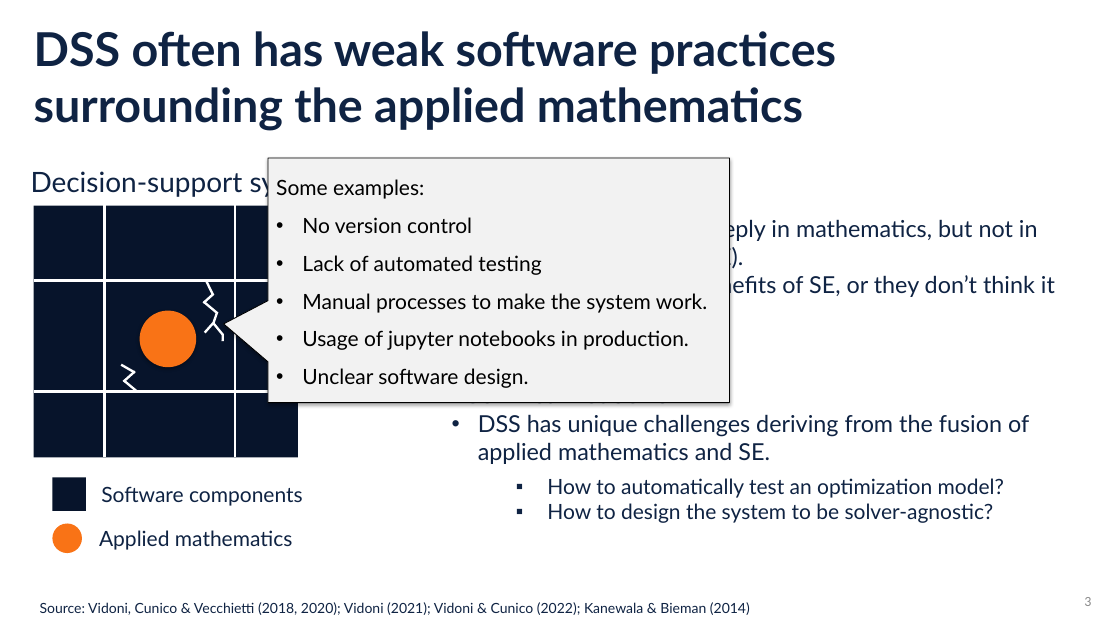
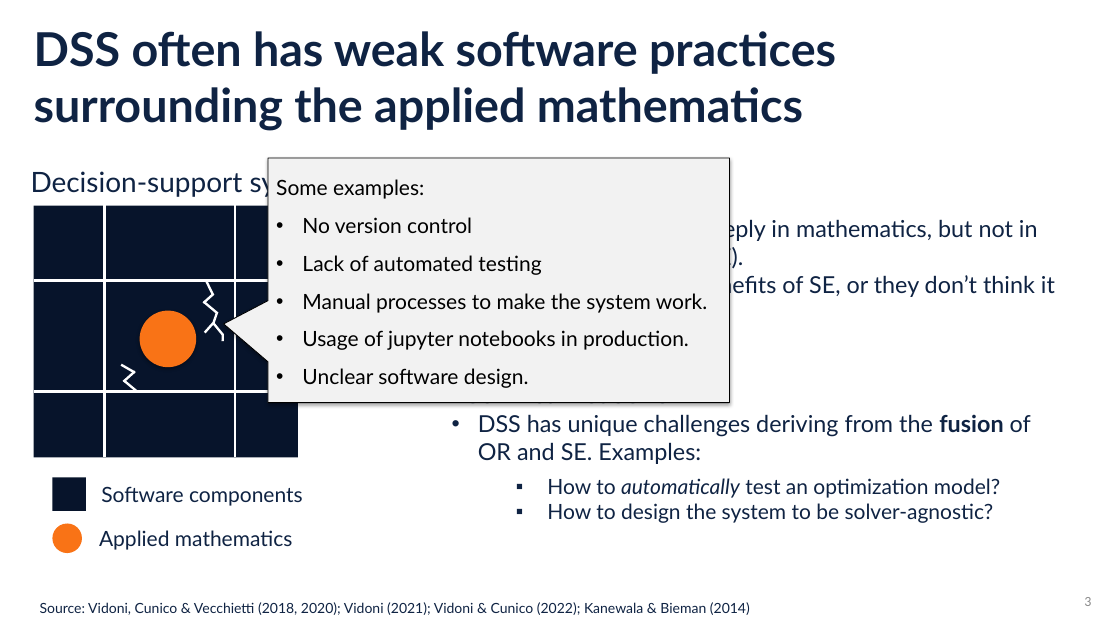
Before and after one commit to sefop/sefop-training-hub, a slide deck: slide 3 of workshops/2026-11-01-informs-annual-meeting/SEFOP Informs Annual Meeting 2026.pptx. Drawn at 1120x630 pixels with LibreOffice and Linux fonts; fonts in the diff are those of the drawing. Boxes give left, top, right and bottom in pixels: in the first picture for what was removed or moved away, otherwise in the second. Text is boxed around its words. In the diff, an @@ line names an element or a change of style, - is before the commit and + after.

```diff
--- a/workshops/2026-11-01-informs-annual-meeting/SEFOP Informs Annual Meeting 2026.pptx
+++ b/workshops/2026-11-01-informs-annual-meeting/SEFOP Informs Annual Meeting 2026.pptx
@@ text at (478,414,1031,464): text changed @@
-• DSS has unique challenges deriving from the fusion of applied mathematics and SE.
+• DSS has unique challenges deriving from the fusion of OR and SE. Examples:
@@ text at (547,478,1000,498): italic on in "automatically" @@
```
Also in this commit, not shown: 2 other slides changed, 2 slides added.
